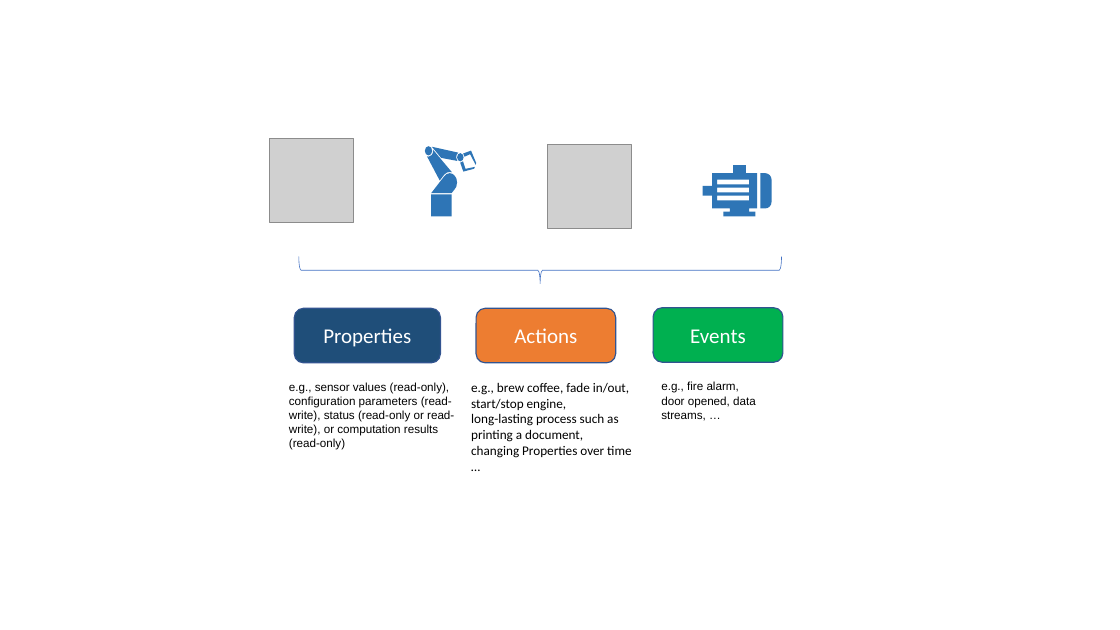
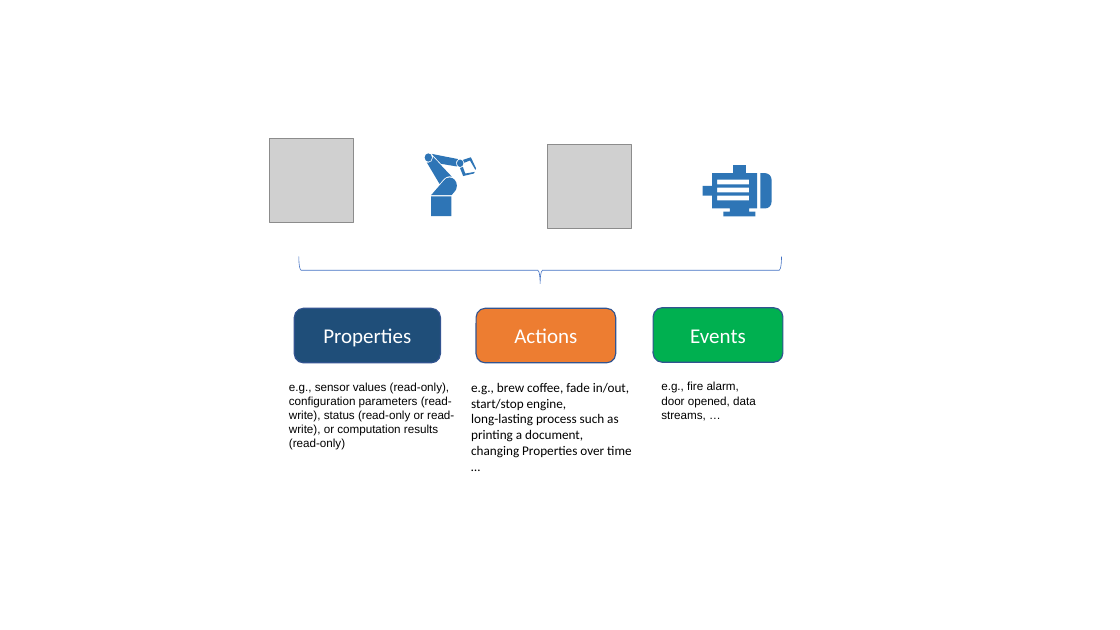
Before and after one commit to w3c/wot-marketing, a slide deck: slide 3 of material/wot-figures.pptx. Drawn at 1120x630 pixels with LibreOffice and Linux fonts; fonts in the diff are those of the drawing; grey boxes stand for pictures. Boxes give left, top, right and bottom in pixels: in the first picture for what was removed or moved away, otherwise in the second. Text is boxed around its words. In the diff, an @@ line names an element or a change of style, - is before the commit and + after.

```diff
--- a/material/wot-figures.pptx
+++ b/material/wot-figures.pptx
@@ freeform shape: place and size @@
-freeform shape at (425, 146, 476, 217)
+freeform shape at (425, 154, 476, 217)
```
Also in this commit, not shown: 2 other slides changed.
